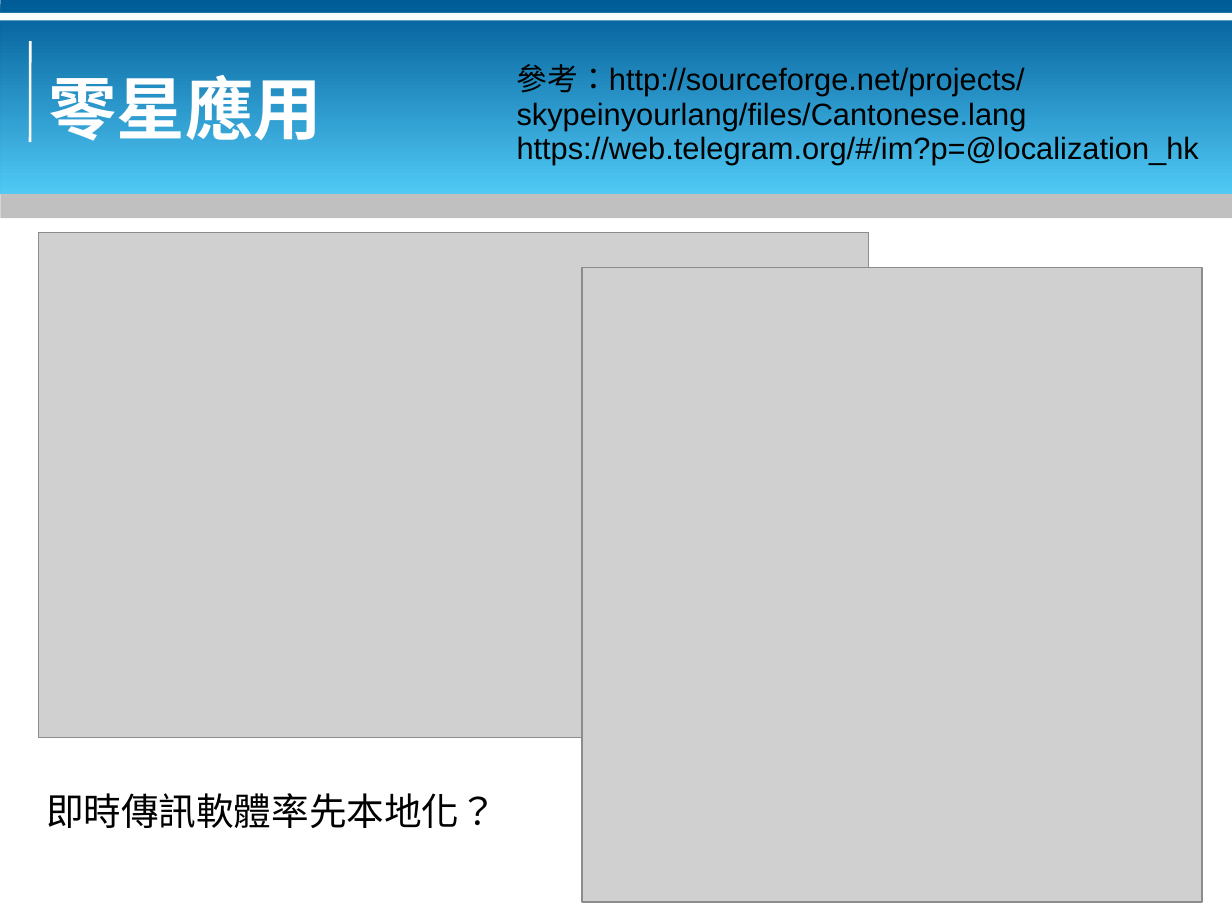
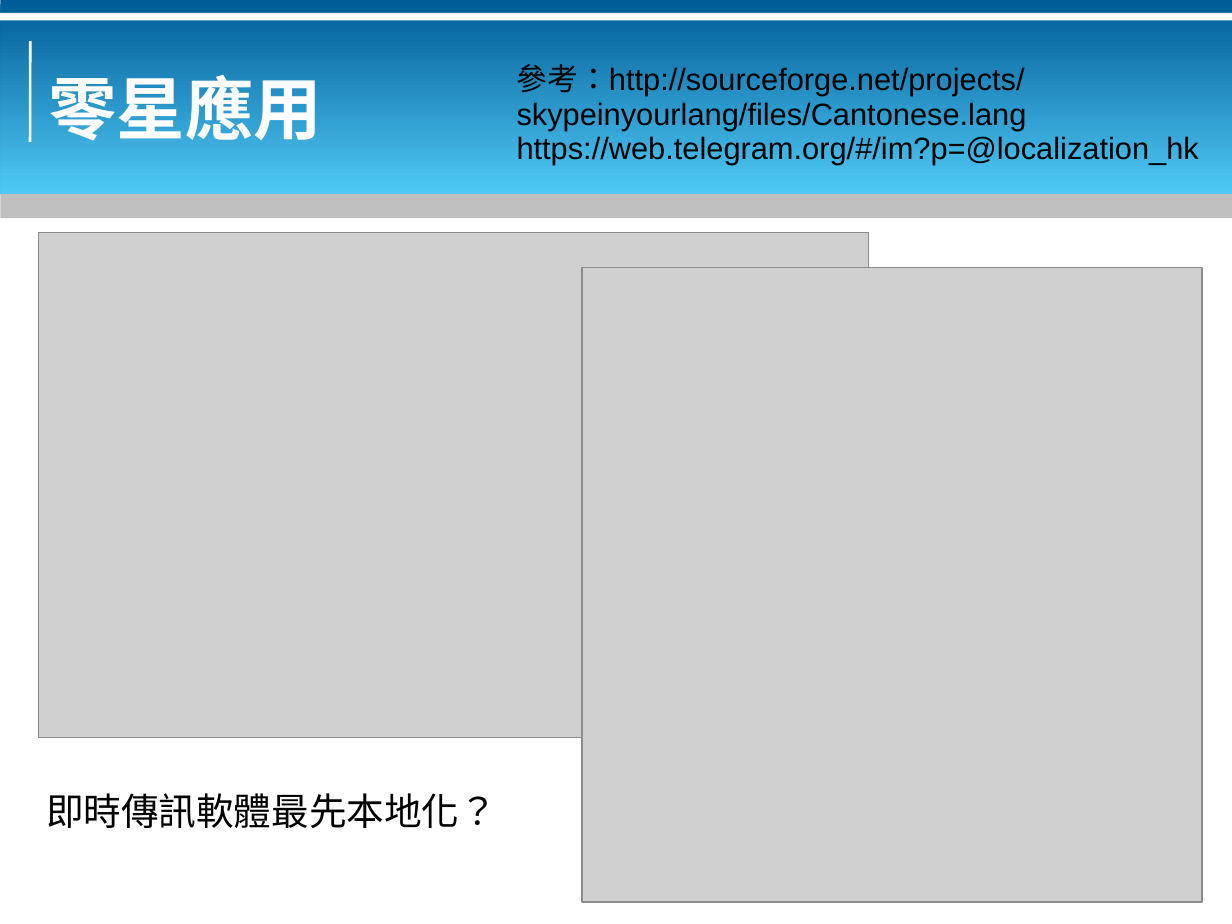
Before and after one commit to bluebat/.presentations, a slide deck: slide 2 of look-at-yue-desktop.odp. Drawn at 1232x924 pixels with LibreOffice and Linux fonts; fonts in the diff are those of the drawing; grey boxes stand for pictures; background and template pictures are left out. Boxes give left, top, right and bottom in pixels: in the first picture for what was removed or moved away, otherwise in the second. Text is boxed around its words. In the diff, an @@ line names an element or a change of style, - is before the commit and + after.

```diff
--- a/look-at-yue-desktop.odp
+++ b/look-at-yue-desktop.odp
@@ text at <box>46,793,497,828</box>: text changed @@
-即時傳訊軟體率先本地化？
+即時傳訊軟體最先本地化？
```
Also in this commit, not shown: 1 other slide changed, 2 other files.
